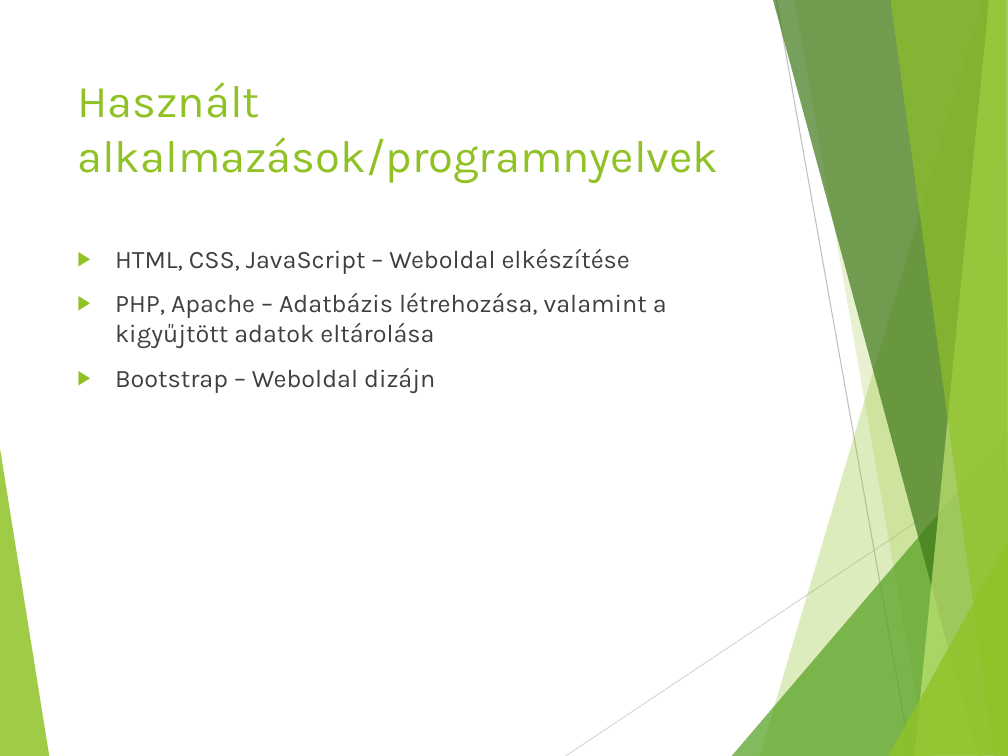
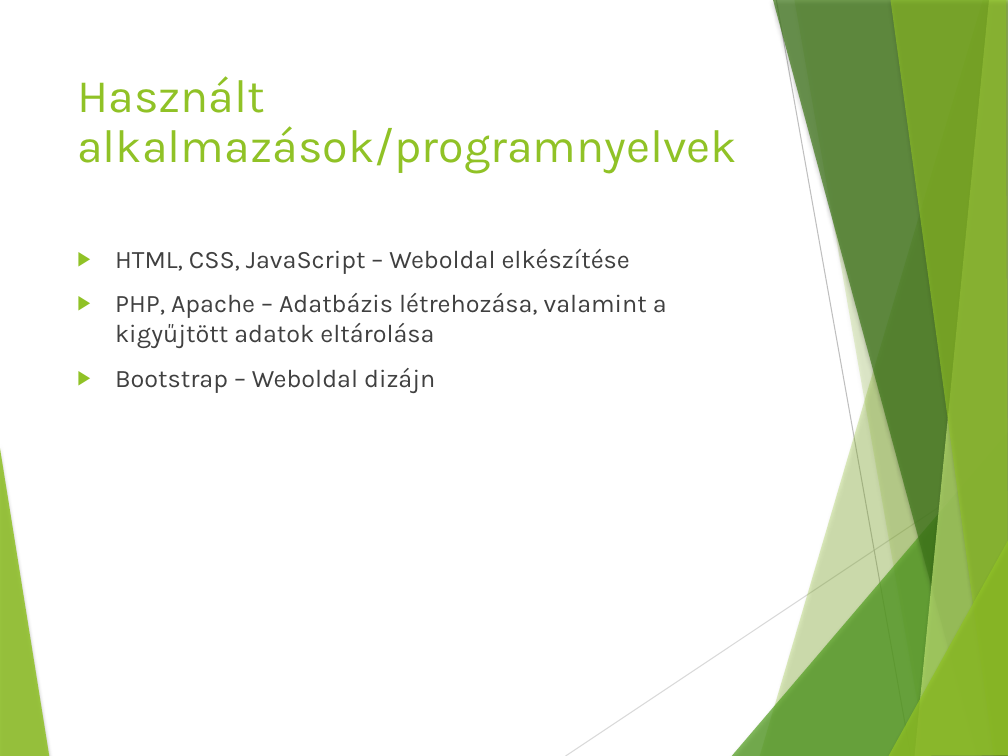
Before and after one commit to Gabi4555/Vizsga_Project, a slide deck: slide 6 of Dokumentációk/Szoftverfejlesztő- és tesztelő vizsgaremek.pptx (slide 8 before the commit). Drawn at 1008x756 pixels with LibreOffice and Linux fonts; fonts in the diff are those of the drawing. Boxes give left, top, right and bottom in pixels: in the first picture for what was removed or moved away, otherwise in the second. Text is boxed around its words. In the diff, an @@ line names an element or a change of style, - is before the commit and + after.

```diff
--- a/Dokumentációk/Szoftverfejlesztő- és tesztelő vizsgaremek.pptx
+++ b/Dokumentációk/Szoftverfejlesztő- és tesztelő vizsgaremek.pptx
@@ background #191919 to #FFFFFF @@
@@ line (776, 0) - (911, 756): stroke #131313 0.75 pt to #BFBFBF 0.75 pt @@
@@ title "Használt alkalmazások/programnyelvek" at box(77, 76, 737, 174): size 32.4 to 33.3 pt; line spacing 1 to 0.9 @@
@@ line (565, 756) - (1008, 461): stroke #151515 0.75 pt to #D9D9D9 0.75 pt @@
@@ shadow on in 7 elements at box(760, 0, 1008, 756), box(794, 0, 1008, 756), box(732, 432, 1008, 756), box(773, 0, 1008, 756), box(914, 0, 1008, 756), box(890, 0, 1008, 756), box(888, 539, 1008, 756) @@
```
Also in this commit, not shown: 9 other slides changed, 2 slides removed, 24 other files.
